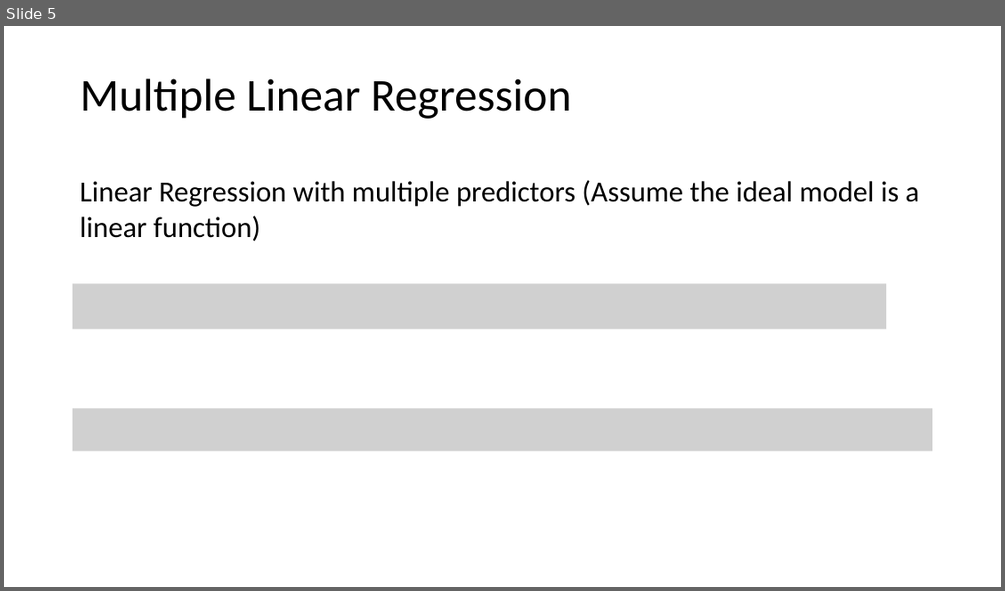
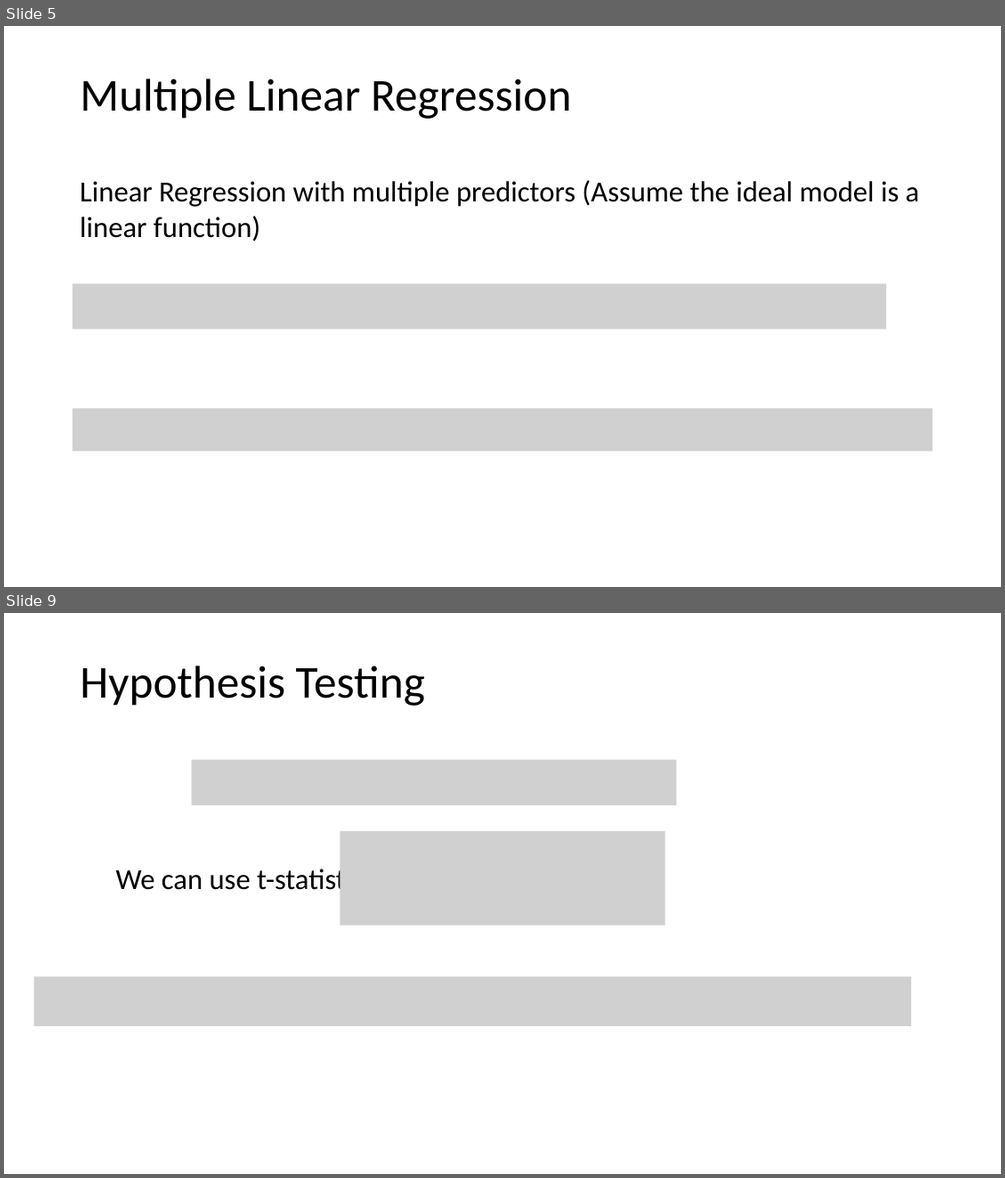
Before and after one commit to tianzheng4/tianzheng4.github.io, a slide deck: _umkc-teaching/slides/Lecture4.pptx. Shown one above the other, each under a label of ours: slide 5 before the commit, slides 5 and 9 after it; the slides between them are not shown. The pictures are 1005x591 and 1005x1178 pixels, drawn with LibreOffice and Linux fonts; fonts in the diff are those of the drawing; grey boxes stand for pictures. Boxes give left, top, right and bottom in pixels: in the first picture for what was removed or moved away, otherwise in the second. Text is boxed around its words. In the diff, an @@ line names an element or a change of style, - is before the commit and + after.

```diff
--- a/_umkc-teaching/slides/Lecture4.pptx
+++ b/_umkc-teaching/slides/Lecture4.pptx
@@ slide 9 added at (4, 613, 1001, 1174), background #FFFFFF @@
@@ title added at (80, 666, 425, 706), 44 pt, text #000000 @@
+Hypothesis Testing
@@ picture added at (192, 760, 676, 805) @@
@@ picture added at (340, 831, 665, 925) @@
@@ text added at (116, 865, 376, 896), 28 pt, text #000000 @@
+We can use t-statistics
@@ picture added at (34, 976, 911, 1026) @@
```
Also in this commit, not shown: 1 slide changed, 7 other slides added, 3 other files.
